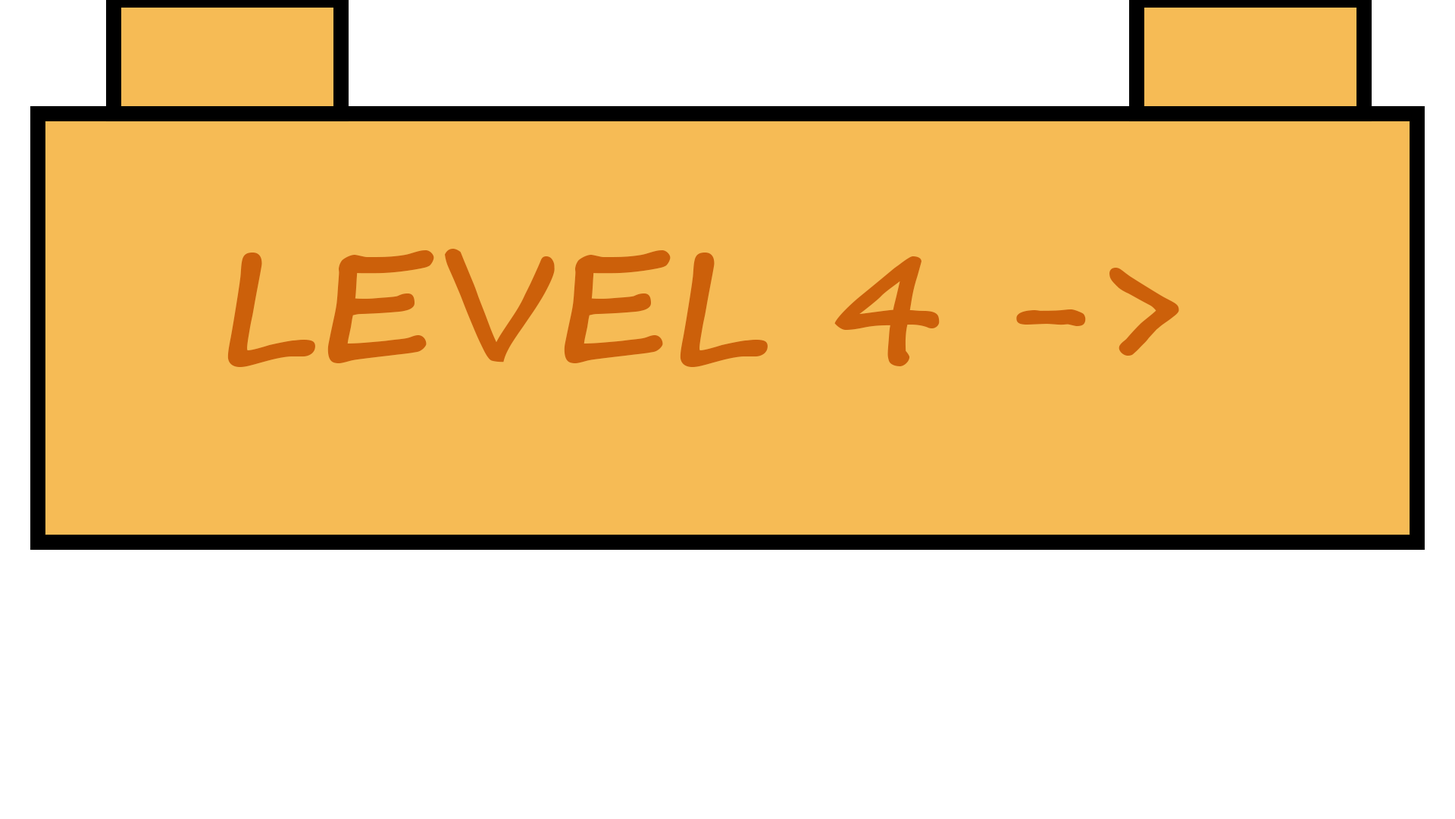
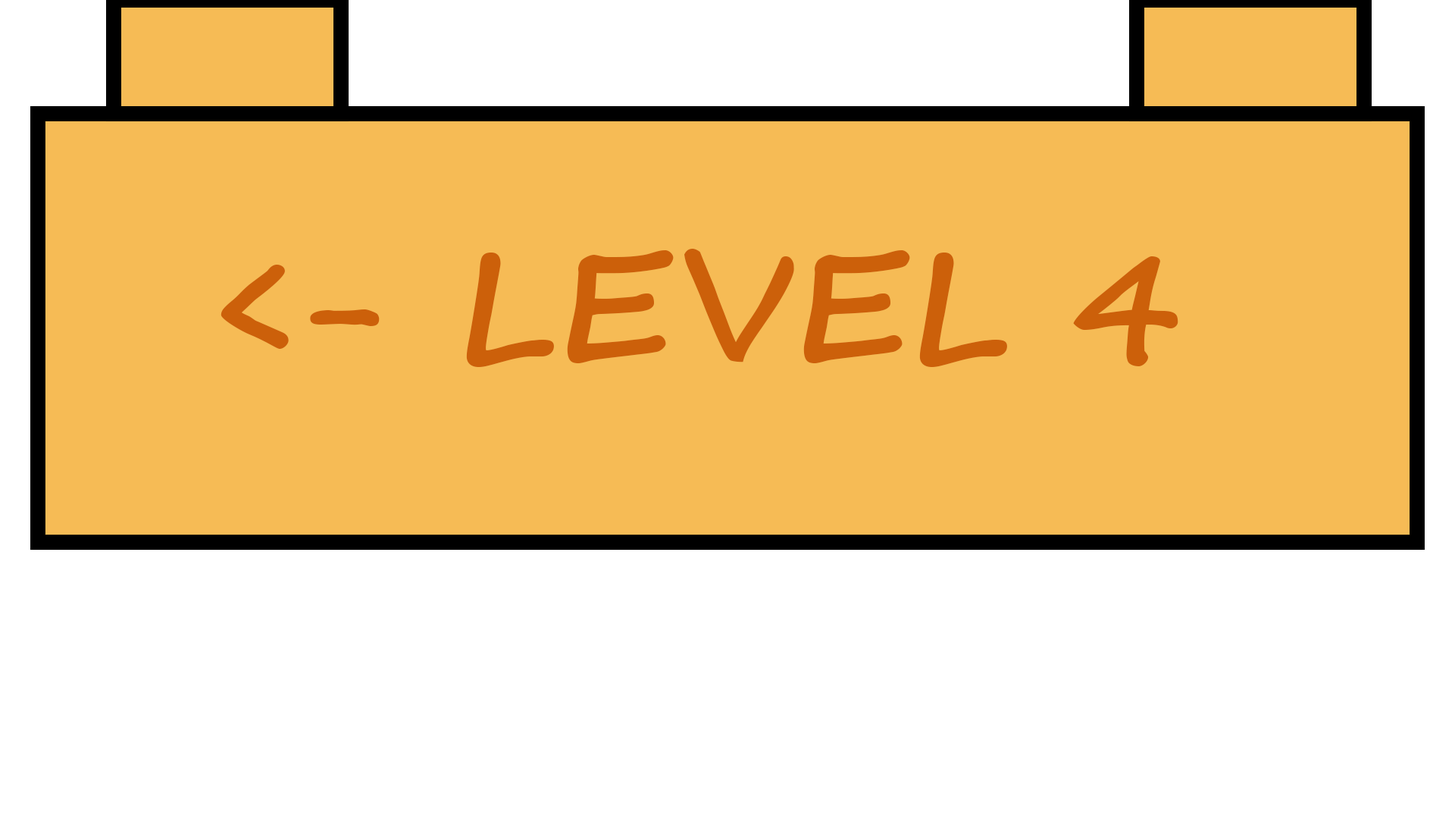
Two versions of the same layered image (1455 x 819). Layer-by-layer changes:
renamed "Level 4 ->" to "<- Level 4", painted on it over [220, 248, 1180, 367]
